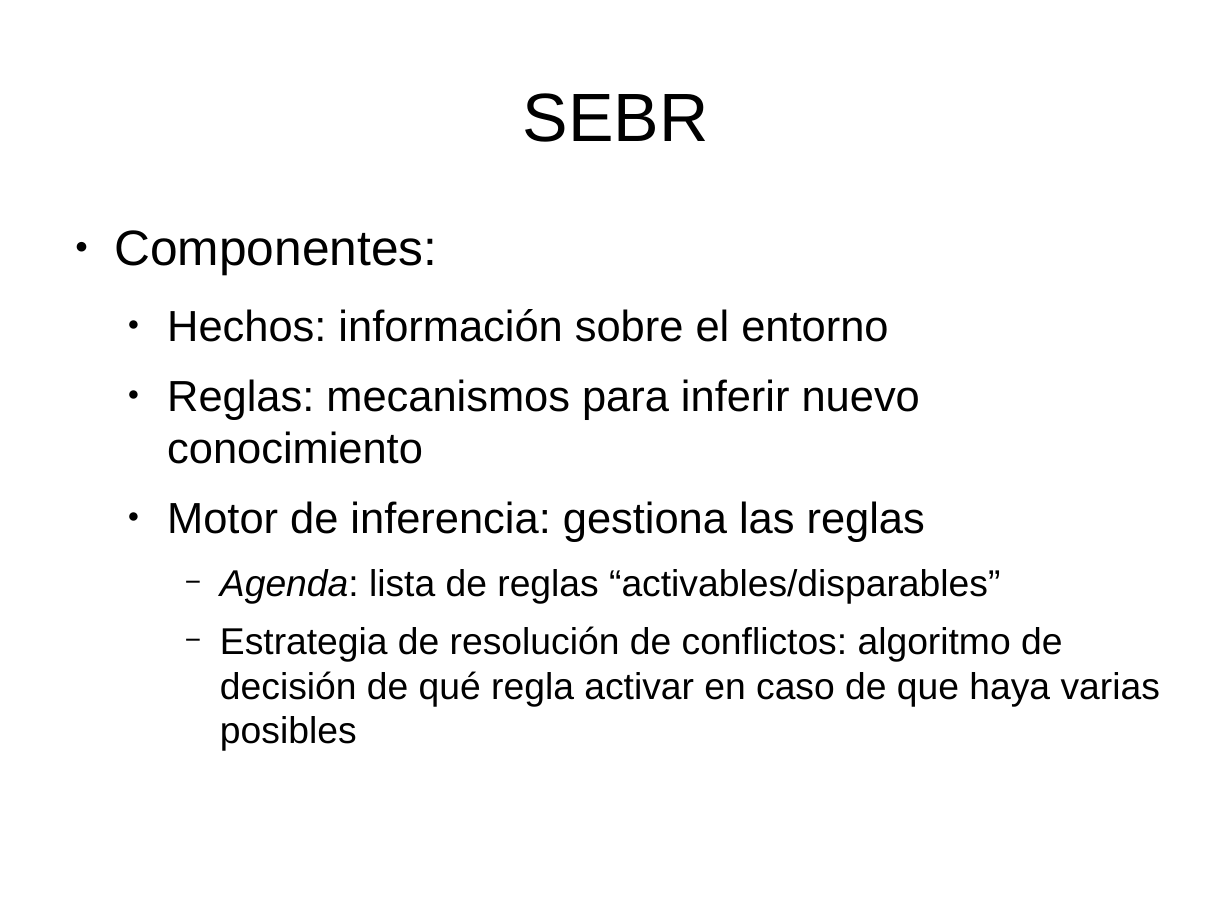
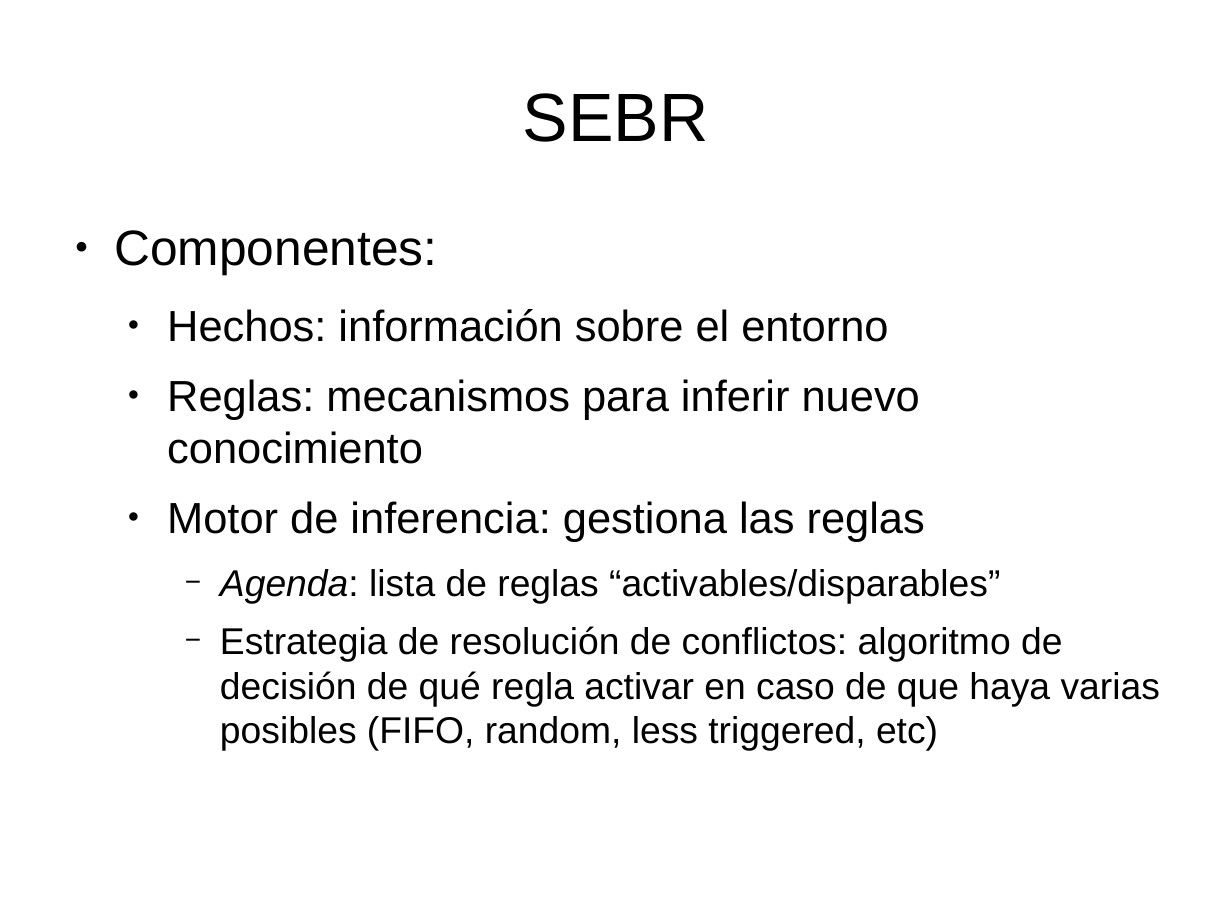
Before and after one commit to rompehielos013013013/gsiege, a slide deck: slide 6 of presentacion/expertoUCLM2014/SSEE-IA.odp. Drawn at 1232x924 pixels with LibreOffice and Linux fonts; fonts in the diff are those of the drawing. Boxes give left, top, right and bottom in pixels: in the first picture for what was removed or moved away, otherwise in the second. Text is boxed around its words. In the diff, an @@ line names an element or a change of style, - is before the commit and + after.

```diff
--- a/presentacion/expertoUCLM2014/SSEE-IA.odp
+++ b/presentacion/expertoUCLM2014/SSEE-IA.odp
@@ text at [220, 626, 1160, 751]: text changed @@
-    − Estrategia de resolución de conflictos: algoritmo de decisión de qué regla activar en caso de que haya varias posibles
+    − Estrategia de resolución de conflictos: algoritmo de decisión de qué regla activar en caso de que haya varias posibles (FIFO, random, less triggered, etc)
```
Also in this commit, not shown: 5 other slides changed, 11 slides added, 1 slide removed, 1 other file.
